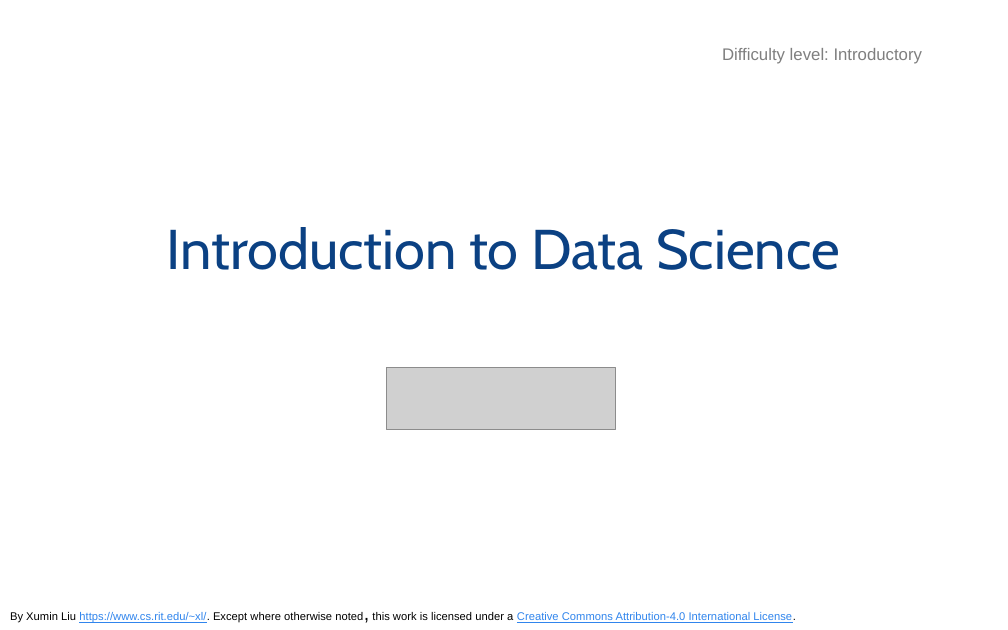
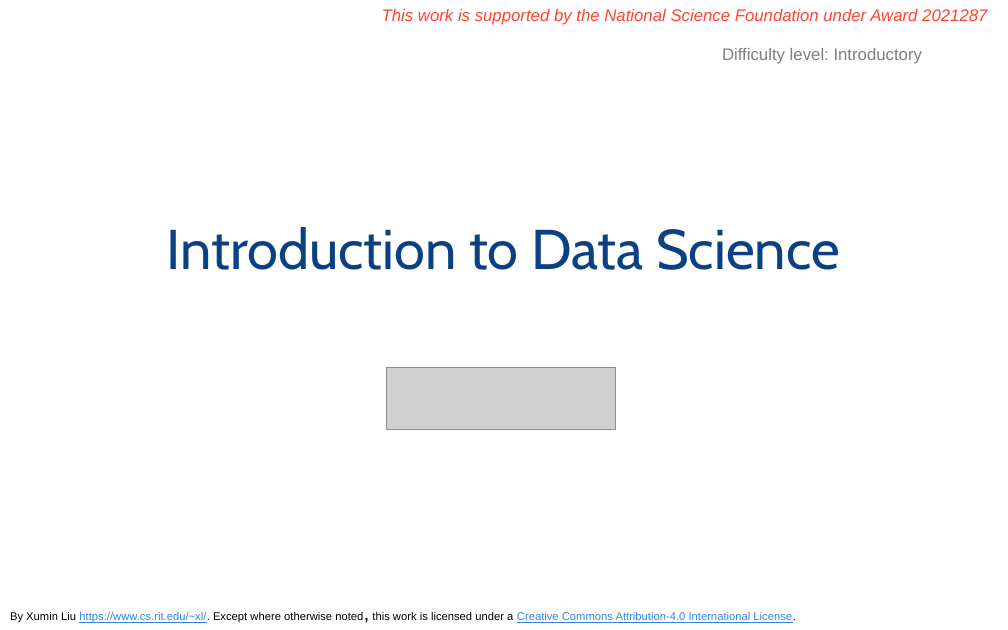
Before and after one commit to odpi/OpenDS4All, a slide deck: slide 1 of opends4all-resources/opends4all-overview/INTRODUCTION-DATA-SCIENCE-intro.pptx. Drawn at 1008x630 pixels with LibreOffice and Linux fonts; fonts in the diff are those of the drawing; grey boxes stand for pictures; background and template pictures are left out. Boxes give left, top, right and bottom in pixels: in the first picture for what was removed or moved away, otherwise in the second. Text is boxed around its words. In the diff, an @@ line names an element or a change of style, - is before the commit and + after.

Commit message:
Added NSF Information to slide deck
Added reference to NSF grant in slide deck

```diff
--- a/opends4all-resources/opends4all-overview/INTRODUCTION-DATA-SCIENCE-intro.pptx
+++ b/opends4all-resources/opends4all-overview/INTRODUCTION-DATA-SCIENCE-intro.pptx
@@ text added at <box>382,9,987,25</box>, 12 pt, text #FF4434, italic @@
+This work is supported by the National Science Foundation under Award 2021287
```
